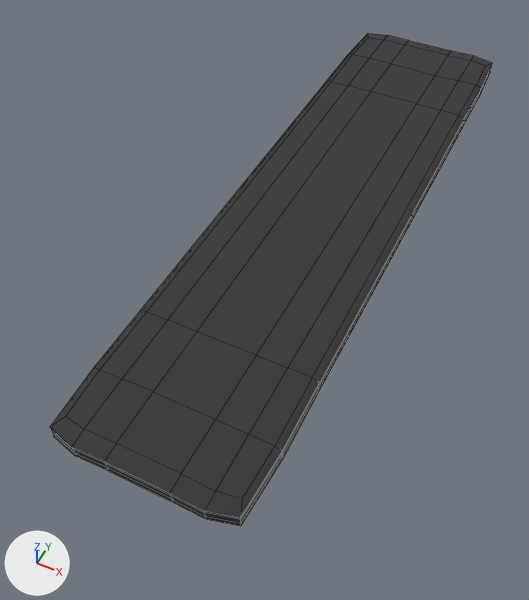
Two versions of the OBJ model senior_project_vr/senior-project-vr/3d model/CT Simulation/CT Simulation_3.obj, one commit apart.
Rendered twice from a camera (50 mm lens) standing at (5.9, -18.5, 23.4) and looking at (-0.7, -5.3, 6.9). The lights are fixed; the arrows at lower left show +X, +Y and +Z. The picture after the commit comes second. Mesh edges are drawn as thin lines. Where no turn or scale is listed for an object, it has been applied to the vertices.

In view in the first picture: 'CT Simulation_3'.
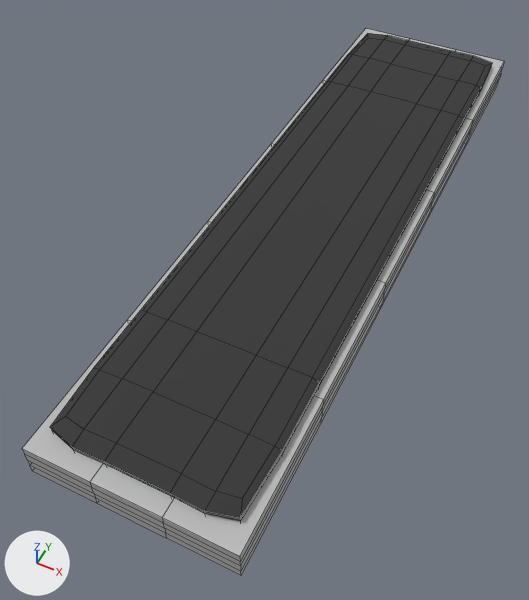
Scene script edits in JSON lines:
```json
{"op": "add", "block": "mat_phong3sg", "code": ["mat_phong3sg = principled_material('phong3SG')", "mat_phong3sg.base_color = (0.5, 0.5, 0.5)  # grey #bcbcbc", "mat_phong3sg.roughness = 0.866"]}
{"block": "me_ct_simulation_3", "where": "# used by ob_ct_simulation_3; location = (0.0, 0.0, 0.0)"}
{"op": "remove", "block": "me_ct_simulation_3", "code": "me_ct_simulation_3.from_pydata(...)  # 172 vertices, 170 faces; spans x -2.5..2.5, y -12.9..7.2, z 8.7..9.3"}
{"op": "add", "block": "me_ct_simulation_3", "code": "me_ct_simulation_3.from_pydata(...)  # 268 vertices, 264 faces; spans x -2.8..2.8, y -13.3..7.7, z 8.0..9.3"}
{"block": "me_ct_simulation_3", "change": "me_ct_simulation_3 part 1: a new loose piece of 96 vertices spanning x -2.8..2.8, y -13.3..7.7, z 8.0..9.0, in mat_phong3sg (grey #bcbcbc)"}
{"block": "me_ct_simulation_3", "change": "other edits to the shape of me_ct_simulation_3 do not show in these pictures"}
{"op": "add", "block": "me_ct_simulation_3", "code": "me_ct_simulation_3.materials.append(mat_phong3sg)  # grey #bcbcbc"}
```

Where the change shows, as pixel boxes [x1, y1, x2, y2] in the pictures (529 x 600 px):
```json
{"object": "CT Simulation_3", "change": "reshaped", "before": [50, 33, 492, 526], "after": [22, 29, 504, 575], "on screen": "9% wider, 11% taller"}
{"part": 1, "of": "me_ct_simulation_3", "change": "added", "after": [22, 29, 504, 575]}
```
